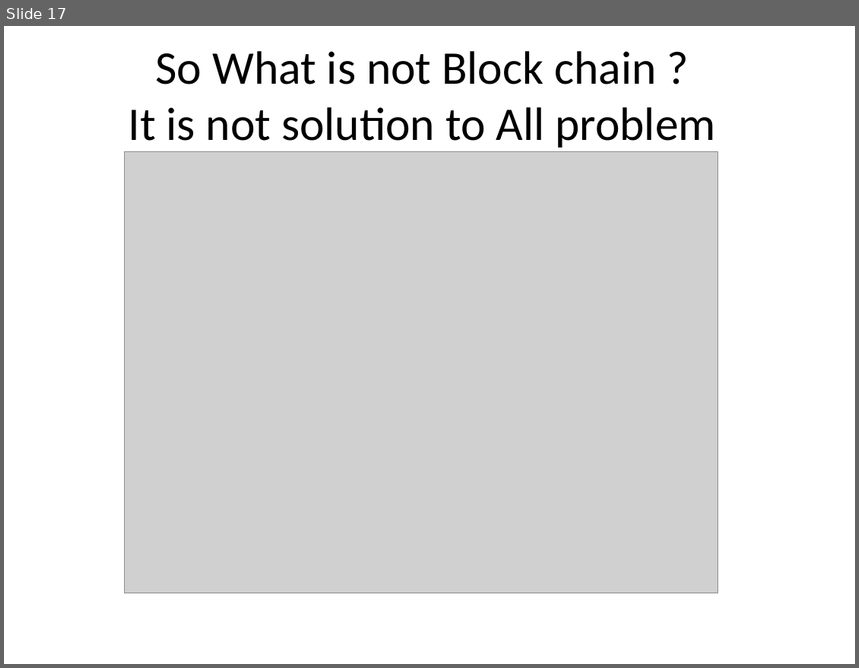
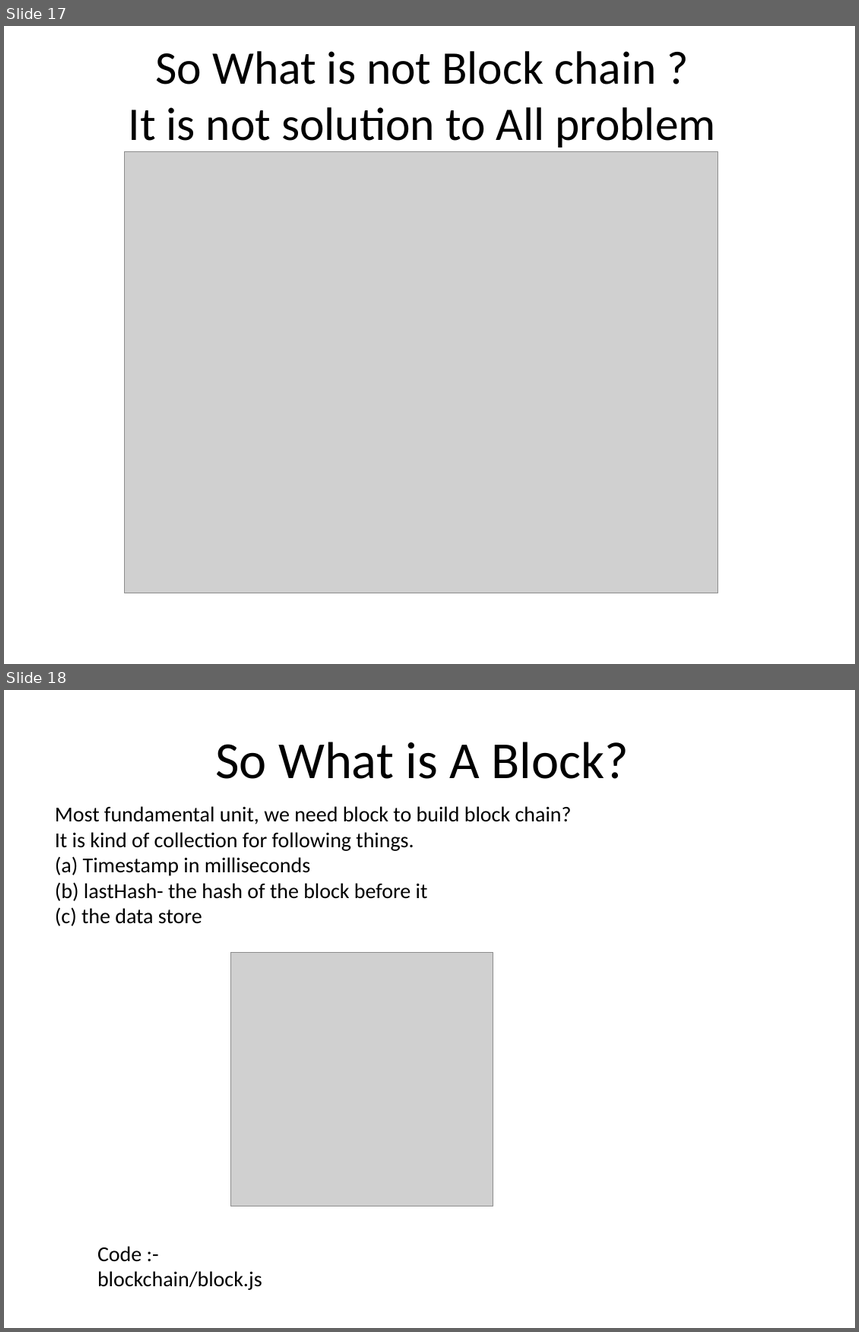
Before and after one commit to AvinashTiwari/BlockChain, a slide deck: sf-chain/BlockChainPresentation.pptx. Shown one above the other, each under a label of ours: slide 17 before the commit, slides 17 and 18 after it. The pictures are 859x668 and 859x1332 pixels, drawn with LibreOffice and Linux fonts; fonts in the diff are those of the drawing; grey boxes stand for pictures. Boxes give left, top, right and bottom in pixels: in the first picture for what was removed or moved away, otherwise in the second. Text is boxed around its words. In the diff, an @@ line names an element or a change of style, - is before the commit and + after.

```diff
--- a/sf-chain/BlockChainPresentation.pptx
+++ b/sf-chain/BlockChainPresentation.pptx
@@ slide 18 added at <box>4,690,855,1328</box>, background #FFFFFF @@
@@ title added at <box>215,742,629,779</box>, 44 pt, text #000000 @@
+So What is A Block?
@@ text added at <box>55,806,572,926</box>, 18 pt, text #000000 @@
+Most fundamental unit, we need block to build block chain?
+It is kind of collection for following things.
+(a) Timestamp in milliseconds
+(b) lastHash- the hash of the block before it
+(c) the data store
@@ picture added at <box>231,952,493,1207</box> @@
@@ text added at <box>97,1246,262,1290</box>, 18 pt, text #000000 @@
+Code :-
+blockchain/block.js
```
Also in this commit, not shown: 1 slide changed, 22 other slides added.
